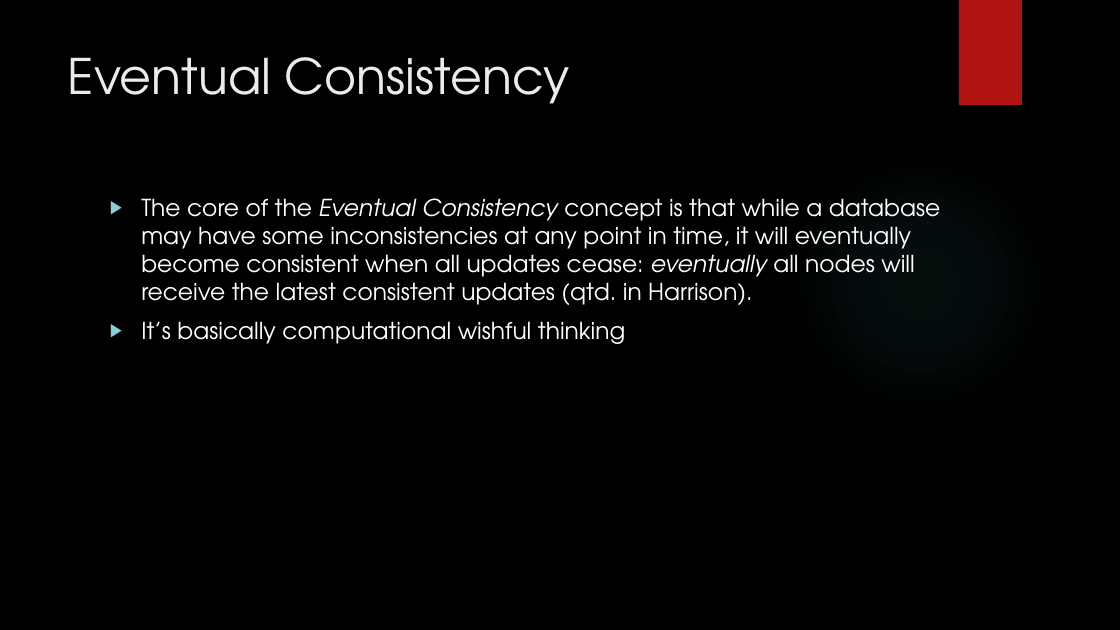
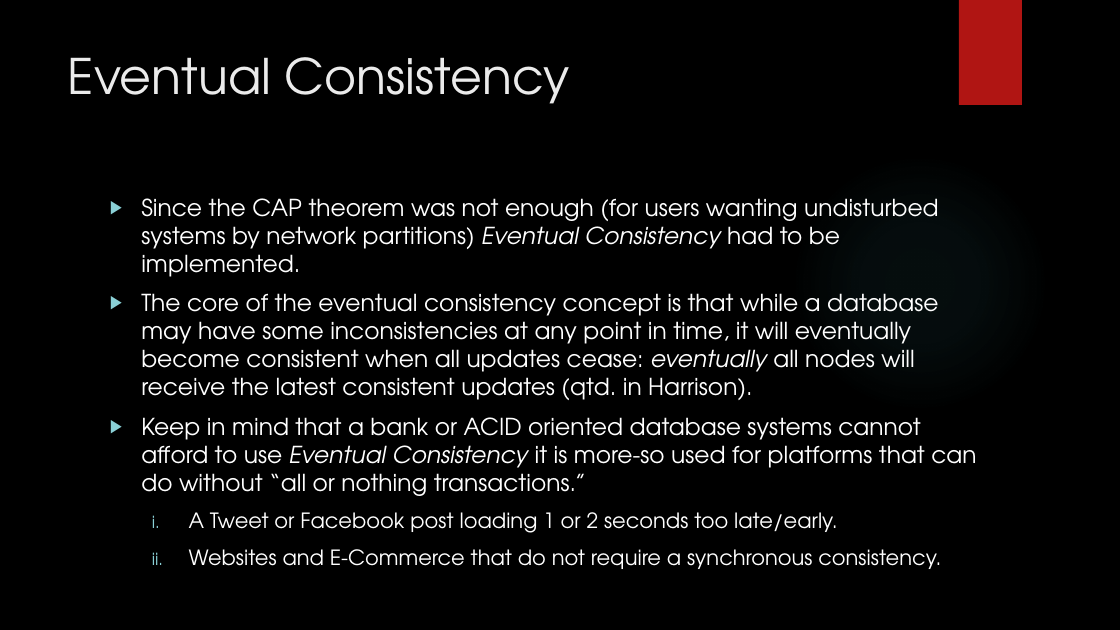
Before and after one commit to MaxWOU/cs364pptx, a slide deck: slide 3 of group6slidshow.pptx. Drawn at 1120x630 pixels with LibreOffice and Linux fonts; fonts in the diff are those of the drawing; background and template pictures are left out. Boxes give left, top, right and bottom in pixels: in the first picture for what was removed or moved away, otherwise in the second. Text is boxed around its words. In the diff, an @@ line names an element or a change of style, - is before the commit and + after.

```diff
--- a/group6slidshow.pptx
+++ b/group6slidshow.pptx
@@ text at box(141, 198, 976, 569): text changed @@
-▶ The core of the Eventual Consistency concept is that while a database may have some inconsistencies at any point in time, it will eventually become consistent when all updates cease: eventually all nodes will receive the latest consistent updates (qtd. in Harrison).
-▶ It’s basically computational wishful thinking
+▶ Since the CAP theorem was not enough (for users wanting undisturbed systems by network partitions) Eventual Consistency had to be implemented.
+▶ The core of the eventual consistency concept is that while a database may have some inconsistencies at any point in time, it will eventually become consistent when all updates cease: eventually all nodes will receive the latest consistent updates (qtd. in Harrison).
+▶ Keep in mind that a bank or ACID oriented database systems cannot afford to use Eventual Consistency it is more-so used for platforms that can do without “all or nothing transactions.”
+  i. A Tweet or Facebook post loading 1 or 2 seconds too late/early.
+  ii. Websites and E-Commerce that do not require a synchronous consistency.
```
Also in this commit, not shown: 2 other slides changed.
